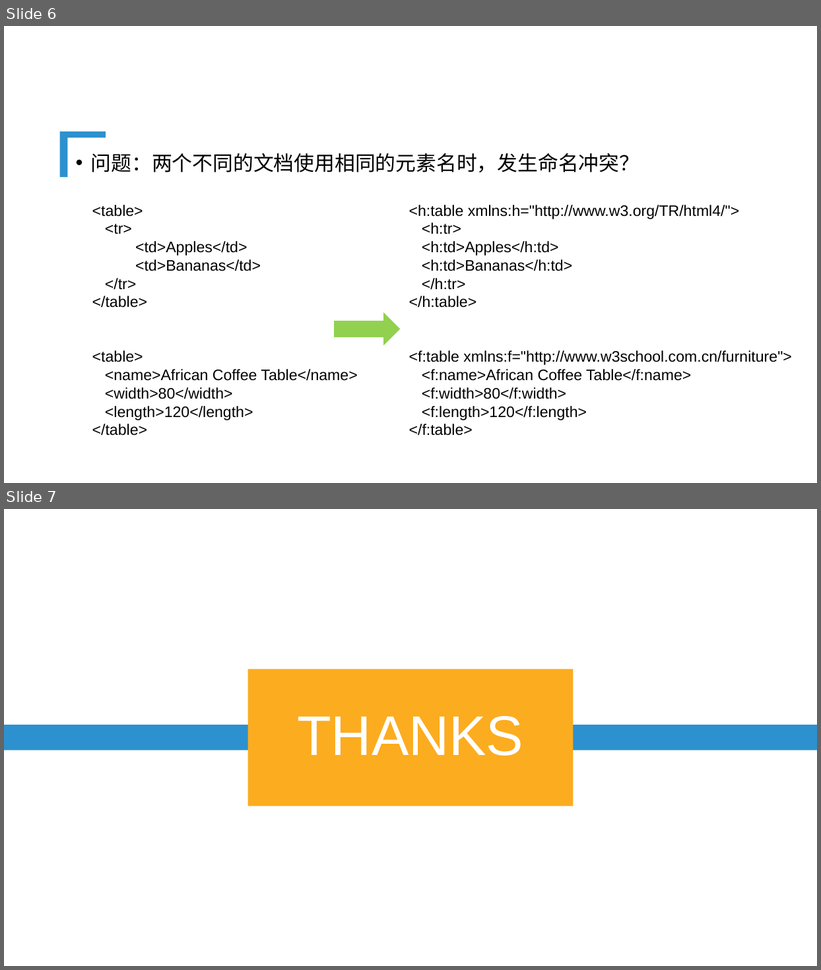
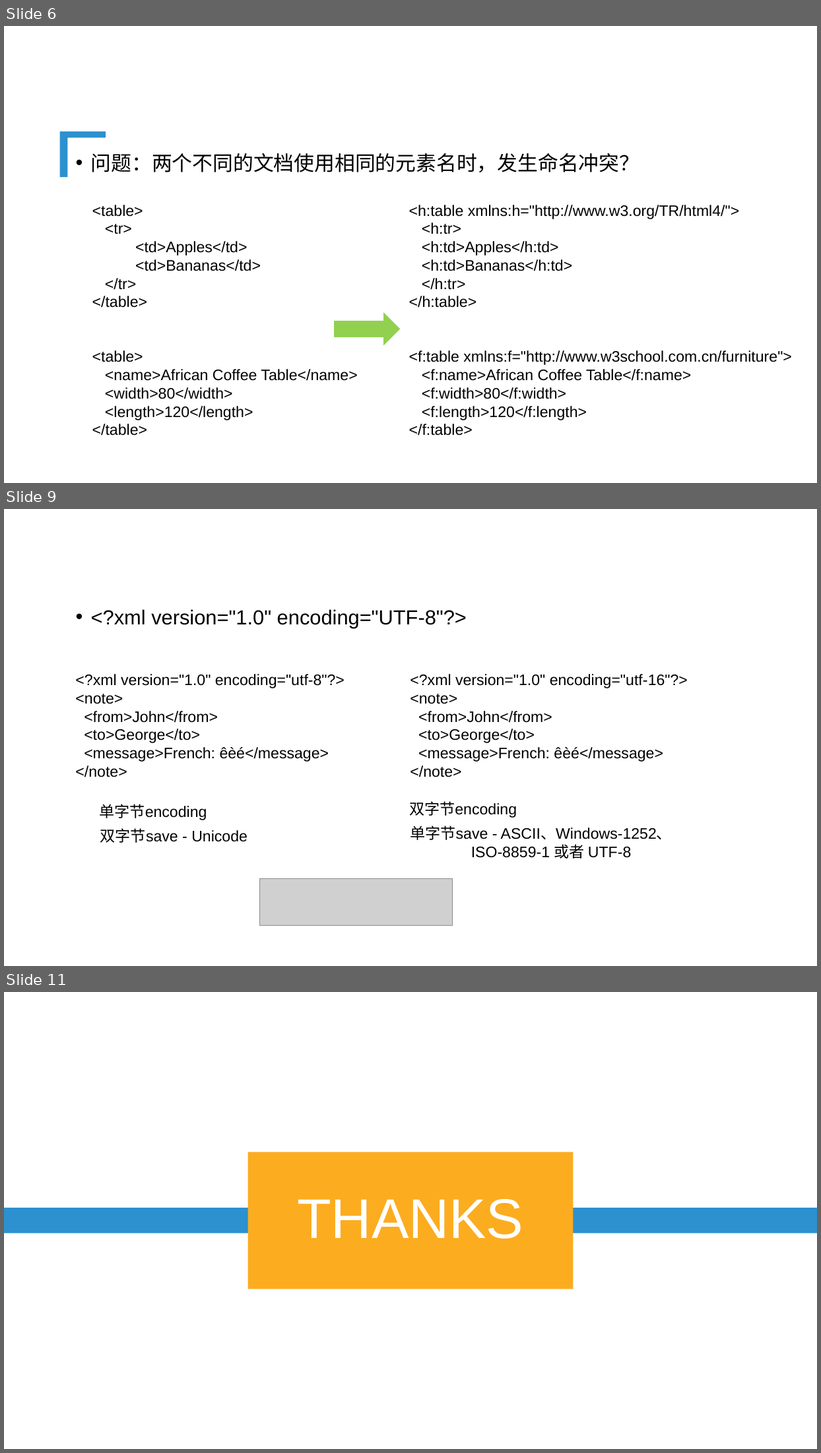
Before and after one commit to lj199117/MyNote, a slide deck: app.xml总结.pptx. Shown one above the other, each under a label of ours: slides 6 and 7 before the commit, slides 6, 9 and 11 after it; the slides between them are not shown. The pictures are 821x970 and 821x1453 pixels, drawn with LibreOffice and Linux fonts; fonts in the diff are those of the drawing; grey boxes stand for pictures; background and template pictures are left out. Boxes give left, top, right and bottom in pixels: in the first picture for what was removed or moved away, otherwise in the second. Text is boxed around its words. In the diff, an @@ line names an element or a change of style, - is before the commit and + after.

```diff
--- a/app.xml总结.pptx
+++ b/app.xml总结.pptx
@@ slide 9 added at bbox=[4, 509, 817, 966], background picture (left out) @@
@@ title added at bbox=[4, 509, 459, 572], 40 pt, text #FFFFFF @@
+xml头信息 节点分析
@@ text added at bbox=[91, 609, 467, 628], 24 pt, text #000000 @@
+• <?xml version="1.0" encoding="UTF-8"?>
@@ text added at bbox=[75, 674, 345, 778], 18 pt, text #000000 @@
+<?xml version="1.0" encoding="utf-8"?>
+<note>
+<from>John</from>
+<to>George</to>
+<message>French: êèé</message>
+</note>
@@ text added at bbox=[410, 674, 688, 778], 18 pt, text #000000 @@
+<?xml version="1.0" encoding="utf-16"?>
+<note>
+<from>John</from>
+<to>George</to>
+<message>French: êèé</message>
+</note>
@@ text added at bbox=[99, 804, 207, 821], 18 pt, text #000000 @@
+单字节encoding
@@ text added at bbox=[409, 801, 517, 818], 18 pt, text #000000 @@
+双字节encoding
@@ text added at bbox=[100, 828, 248, 843], 18 pt, text #000000 @@
+双字节save - Unicode
@@ text added at bbox=[410, 826, 672, 859], 18 pt, text #000000 @@
+单字节save - ASCII、Windows-1252、
+ISO-8859-1 或者 UTF-8
@@ picture added at bbox=[259, 879, 452, 926] @@
@@ what was slide 7 is now slide 11 @@
```
Also in this commit, not shown: 3 other slides added, 2 other files.
